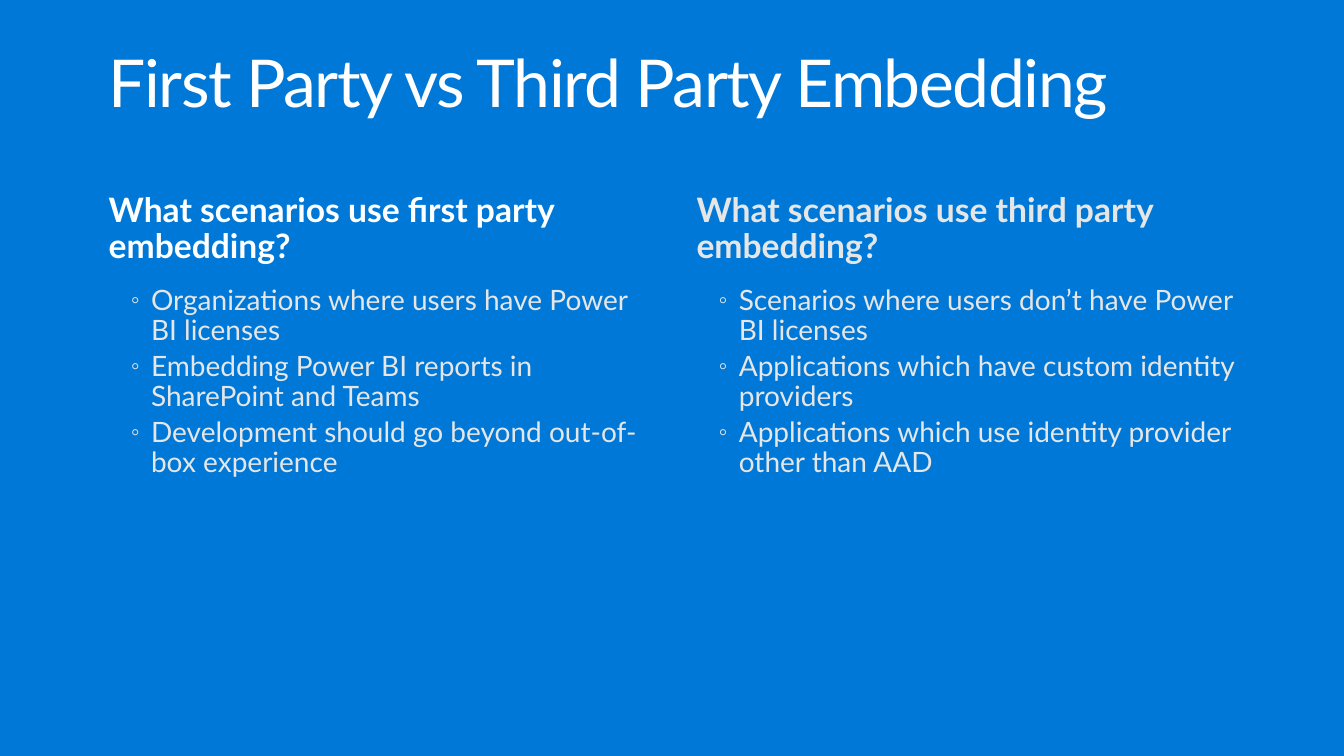
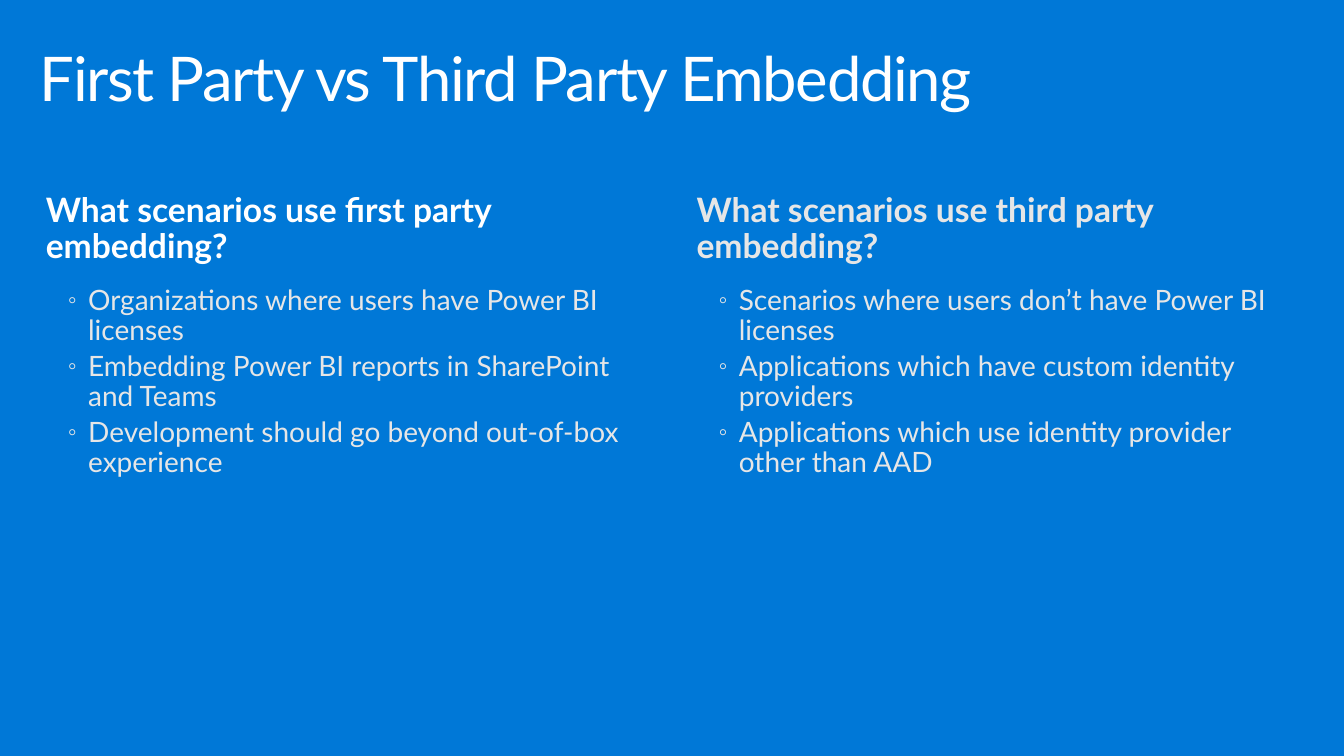
Before and after one commit to hnc198/AzurePowerBI, a slide deck: slide 10 of Hands-on Modules/Embedding/1. What is Power BI Embedded.pptx. Drawn at 1344x756 pixels with LibreOffice and Linux fonts; fonts in the diff are those of the drawing. Boxes give left, top, right and bottom in pixels: in the first picture for what was removed or moved away, otherwise in the second. Text is boxed around its words. In the diff, an @@ line names an element or a change of style, - is before the commit and + after.

```diff
--- a/Hands-on Modules/Embedding/1. What is Power BI Embedded.pptx
+++ b/Hands-on Modules/Embedding/1. What is Power BI Embedded.pptx
@@ title "First Party vs Third Party ...": place and size @@
-title "First Party vs Third Party ..." at (109, 58, 1108, 119)
+title "First Party vs Third Party ..." at (40, 55, 972, 113)
@@ title "First Party vs Third Party ..." at (40, 55, 972, 113): size 47 to 44 pt; vertical alignment top to middle @@
@@ text "What scenarios use first party ...": place and size @@
-text "What scenarios use first party ..." at (109, 197, 555, 264)
+text "What scenarios use first party ..." at (46, 197, 492, 264)
@@ text "Organizations where users have Power ..." rewrapped from (151, 289, 636, 477) to (88, 289, 618, 477) @@
@@ text "Scenarios where users don’t have ..." rewrapped from (739, 288, 1234, 473) to (739, 288, 1266, 473) @@
```
Also in this commit, not shown: 6 other slides changed, 1 slide added, 1 slide removed, 1 other file.
